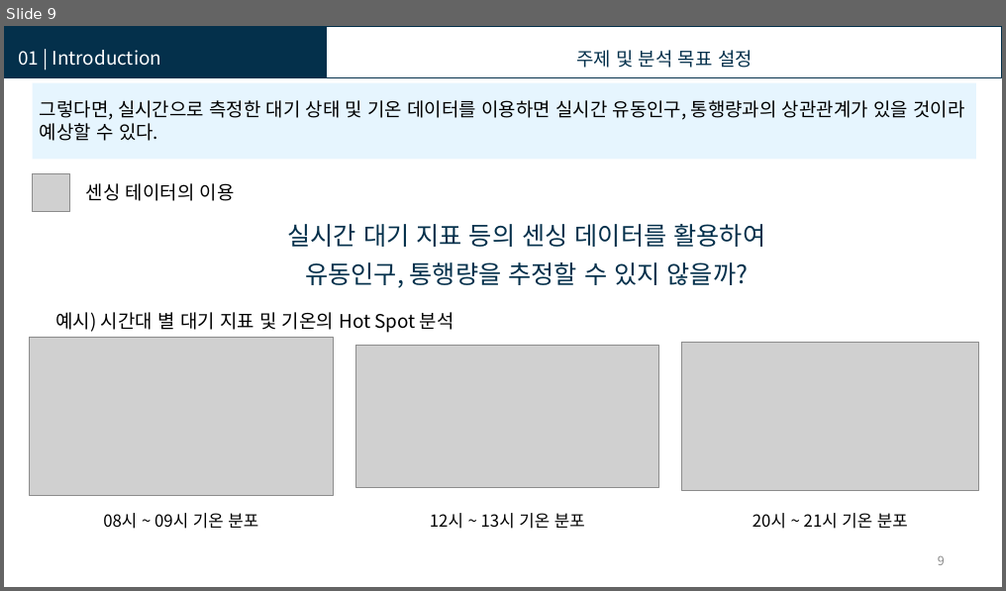
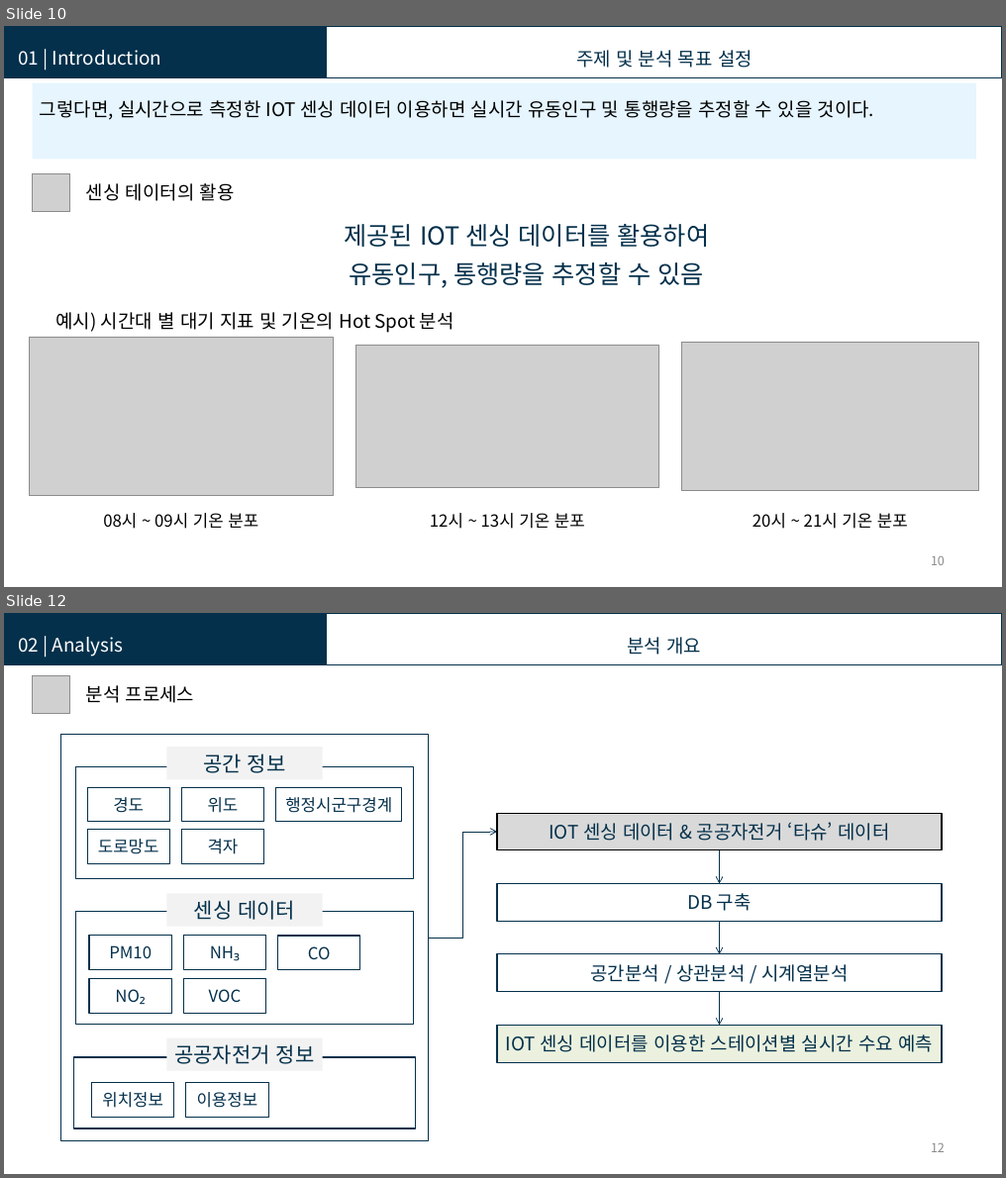
Before and after one commit to KISTI-hackathon-2017/Kangwon-Univ.-Team1, a slide deck: Presentation/U-Bike 타슈.pptx. Shown one above the other, each under a label of ours: slide 9 before the commit, slides 10 and 12 after it; the slides between them are not shown. The pictures are 1006x591 and 1006x1178 pixels, drawn with LibreOffice and Linux fonts; fonts in the diff are those of the drawing; grey boxes stand for pictures. Boxes give left, top, right and bottom in pixels: in the first picture for what was removed or moved away, otherwise in the second. Text is boxed around its words. In the diff, an @@ line names an element or a change of style, - is before the commit and + after.

```diff
--- a/Presentation/U-Bike 타슈.pptx
+++ b/Presentation/U-Bike 타슈.pptx
@@ slide 12 added at box(4, 613, 1002, 1174), background #FFFFFF @@
@@ rectangle added at box(4, 613, 326, 664), fill #04304B, outline #04304B 2 pt @@
@@ text added at box(18, 637, 124, 657), 18 pt, text #FFFFFF @@
+02 | Analysis
@@ rectangle added at box(326, 613, 1002, 664), outline #04304B 1 pt @@
@@ text added at box(628, 637, 702, 655), 18 pt, text #04304B @@
+  분석 개요
@@ picture added at box(33, 676, 70, 714) @@
@@ text added at box(86, 685, 195, 703), 18 pt, text #000000 @@
+분석 프로세스
@@ group added at box(76, 747, 414, 879): 7 rectangles @@
+위도
+경도
+도로망도
+격자
+행정시군구경계
+공간 정보
@@ elbow arrow added from (429, 938) to (497, 832), #04304B 0.75 pt @@
@@ group added at box(76, 894, 414, 1024): 7 rectangles @@
+CO
+PM10
+NH₃
+NO₂
+VOC
+센싱 데이터
@@ group added at box(497, 813, 943, 1062): 4 rectangles, 3 arrows @@
+IOT 센싱 데이터 & 공공자전거 ‘타슈’ 데이터
+DB 구축
+공간분석 / 상관분석 / 시계열분석
+IOT 센싱 데이터를 이용한 스테이션별 실시간 수요 예측
@@ group added at box(60, 735, 429, 1141): 5 rectangles @@
+위치정보
+이용정보
+공공자전거 정보
@@ page number added at box(931, 1144, 944, 1153), 12 pt, text #8C8C8C @@
+12
@@ what was slide 9 is now slide 10 @@
@@ slide 10 changed as well @@
@@ text at box(40, 100, 874, 120): text changed @@
-그렇다면, 실시간으로 측정한 대기 상태 및 기온 데이터를 이용하면 실시간 유동인구, 통행량과의 상관관계가 있을 것이라 예상할 수 있다.
+그렇다면, 실시간으로 측정한 IOT 센싱 데이터 이용하면 실시간 유동인구 및 통행량을 추정할 수 있을 것이다.
@@ text at box(86, 183, 235, 201): text changed @@
-센싱 테이터의 이용
+센싱 테이터의 활용
@@ text at box(344, 224, 709, 288): text changed @@
-실시간 대기 지표 등의 센싱 데이터를 활용하여
-유동인구, 통행량을 추정할 수 있지 않을까?
+제공된 IOT 센싱 데이터를 활용하여
+유동인구, 통행량을 추정할 수 있음
@@ page number at box(931, 557, 944, 566): text changed @@
-9
+10
```
Also in this commit, not shown: 6 other slides changed, 12 other slides added, 2 slides removed.
